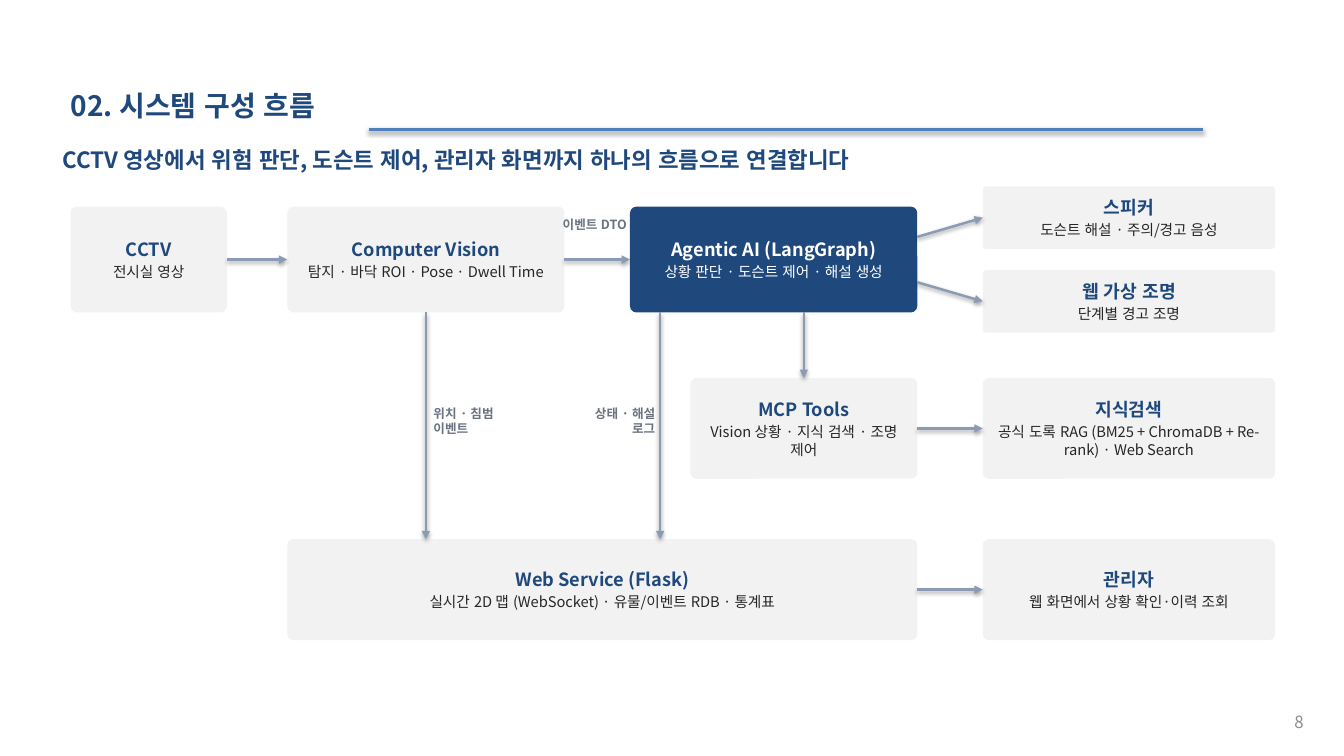
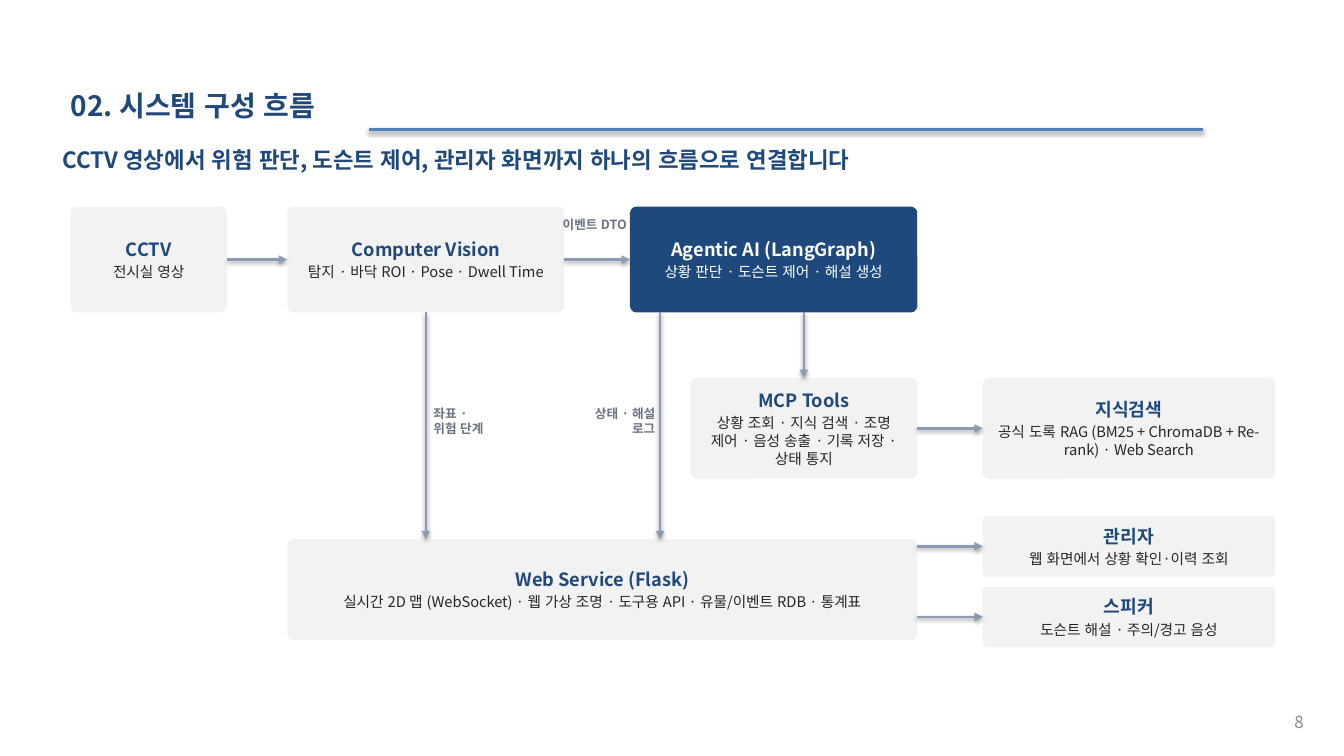
Before and after one commit to selkis4u/smart-museum-aiagent, a slide deck: slide 8 of docs/requirements/3조_스마트박물관_AI_Agent_기획서_v0.6.pptx. Drawn at 1344x756 pixels with LibreOffice and Linux fonts; fonts in the diff are those of the drawing. Boxes give left, top, right and bottom in pixels: in the first picture for what was removed or moved away, otherwise in the second. Text is boxed around its words. In the diff, an @@ line names an element or a change of style, - is before the commit and + after.

```diff
--- a/docs/requirements/3조_스마트박물관_AI_Agent_기획서_v0.6.pptx
+++ b/docs/requirements/3조_스마트박물관_AI_Agent_기획서_v0.6.pptx
@@ arrow removed from (918, 237) to (983, 218) @@
@@ arrow removed from (918, 282) to (983, 301) @@
@@ rounded rectangle removed at (983,270,1275,333) @@
@@ text removed at (1078,282,1180,320) @@
-웹 가상 조명
-단계별 경고 조명
@@ text at (433,407,483,434): text changed @@
-위치 · 침범
-이벤트
+좌표 ·
+위험 단계
@@ text at (711,416,891,465): text changed @@
-Vision 상황 · 지식 검색 · 조명 제어
+상황 조회 · 지식 검색 · 조명 제어 · 음성 송출 · 기록 저장 · 상태 통지
@@ rounded rectangle: place and size @@
-rounded rectangle at (983,539,1275,640)
+rounded rectangle at (983,516,1275,577)
@@ text "관리자": place and size @@
-text "관리자" at (1029,570,1229,608)
+text "관리자" at (1029,527,1229,565)
@@ arrow moved from (918, 590) - (983, 590) to (918, 546) - (983, 546) @@
@@ text at (343,595,861,610): text changed @@
-실시간 2D 맵 (WebSocket) · 유물/이벤트 RDB · 통계표
+실시간 2D 맵 (WebSocket) · 웹 가상 조명 · 도구용 API · 유물/이벤트 RDB · 통계표
@@ rounded rectangle: place and size @@
-rounded rectangle at (983,187,1275,249)
+rounded rectangle at (983,587,1275,647)
@@ text "스피커": place and size @@
-text "스피커" at (1040,198,1218,238)
+text "스피커" at (1040,597,1218,638)
@@ arrow added from (918, 617) to (983, 617), #8A9BB3 1.75 pt @@
```
Also in this commit, not shown: 5 other slides changed, 4 other files.
